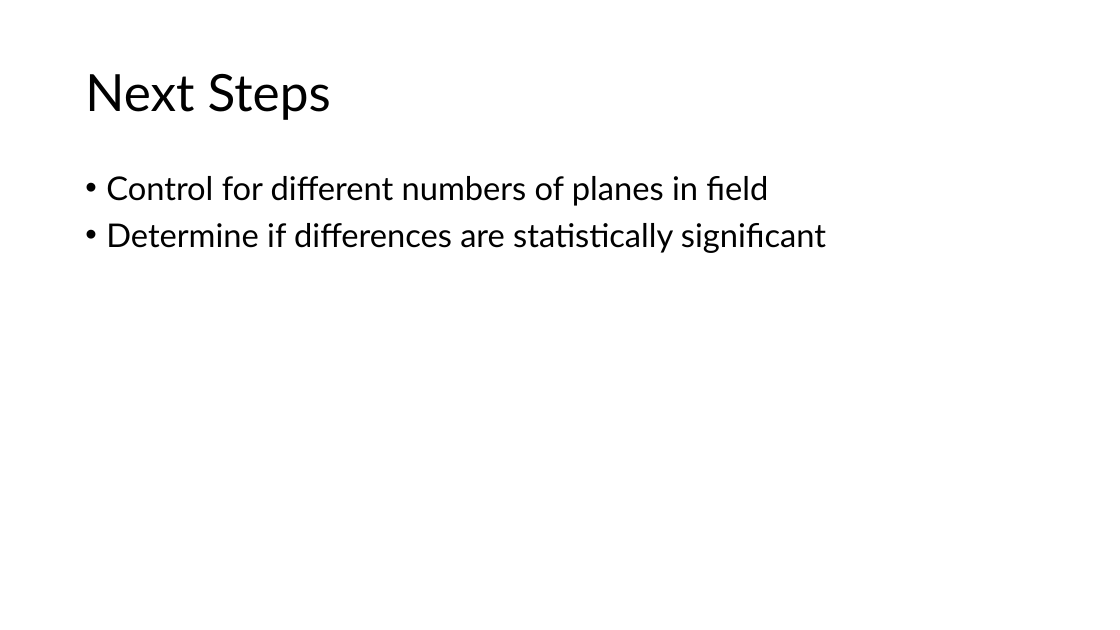
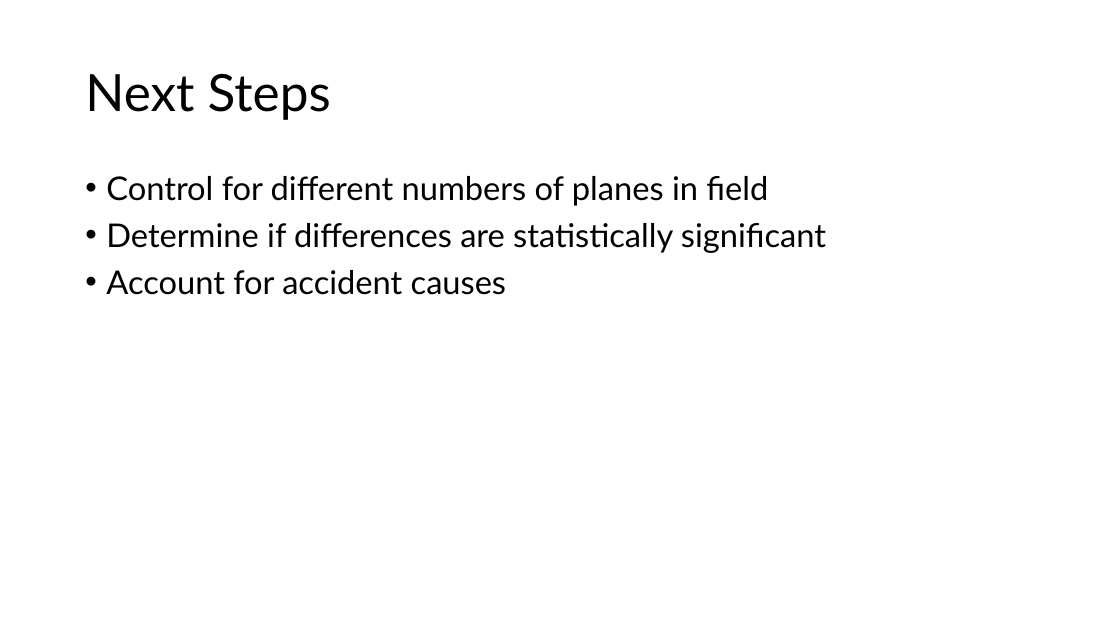
Before and after one commit to jgoett2/AirplaneRecommendations, a slide deck: slide 8 of Presentation.pptx. Drawn at 1120x630 pixels with LibreOffice and Linux fonts; fonts in the diff are those of the drawing. Boxes give left, top, right and bottom in pixels: in the first picture for what was removed or moved away, otherwise in the second. Text is boxed around its words. In the diff, an @@ line names an element or a change of style, - is before the commit and + after.

```diff
--- a/Presentation.pptx
+++ b/Presentation.pptx
@@ text at box(106, 270, 506, 295): paragraph added @@
+• Account for accident causes
```
Also in this commit, not shown: 4 other slides changed, 1 slide added, 6 other files.
